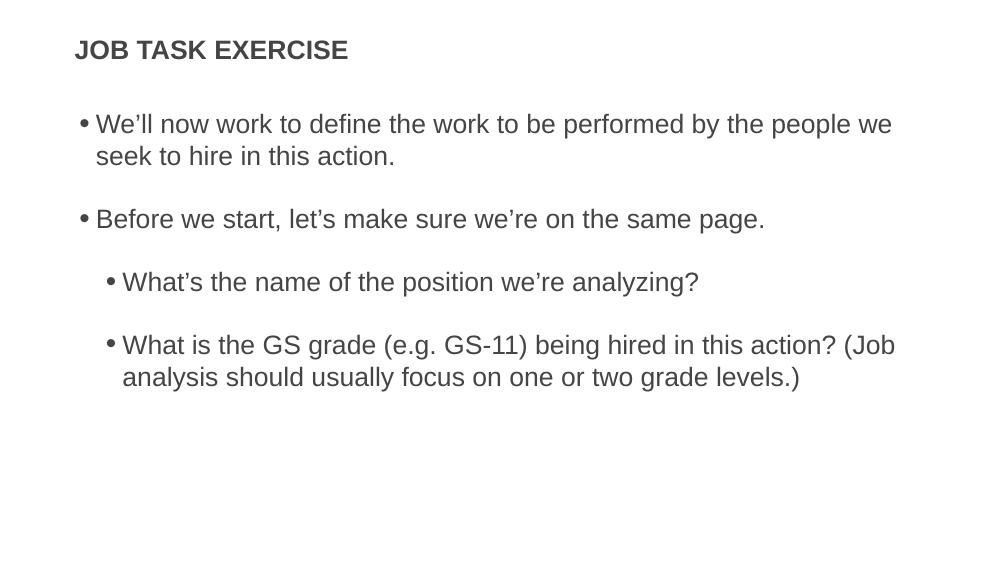
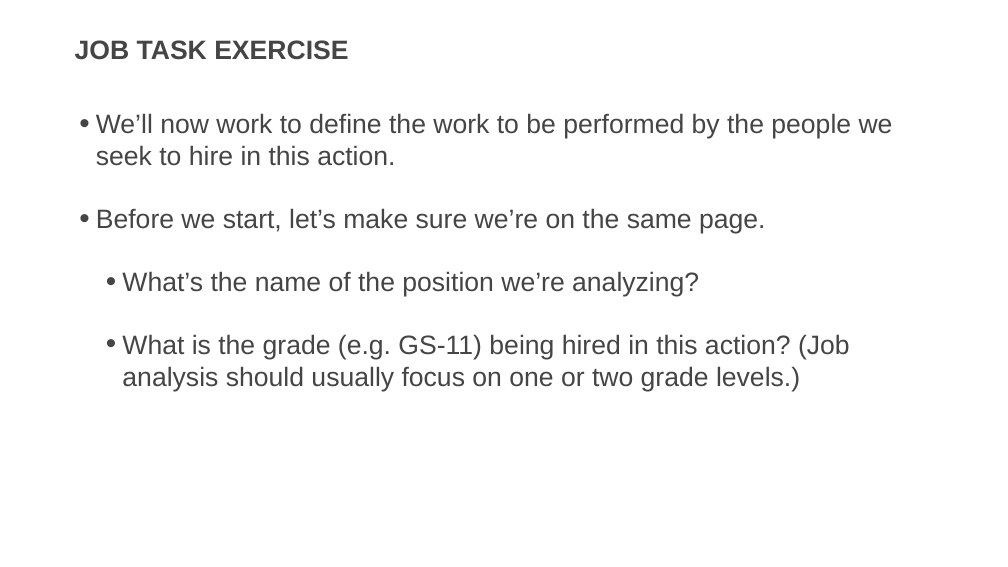
Before and after one commit to usds/SME-QA-Website, a slide deck: slide 13 of toolkit/job-analysis/job-analysis-presentation.pptx (slide 12 before the commit). Drawn at 1008x567 pixels with LibreOffice and Linux fonts; fonts in the diff are those of the drawing. Boxes give left, top, right and bottom in pixels: in the first picture for what was removed or moved away, otherwise in the second. Text is boxed around its words. In the diff, an @@ line names an element or a change of style, - is before the commit and + after.

```diff
--- a/toolkit/job-analysis/job-analysis-presentation.pptx
+++ b/toolkit/job-analysis/job-analysis-presentation.pptx
@@ text at (x1=122, y1=334, x2=850, y2=391): text changed @@
-  • What is the GS grade (e.g. GS-11) being hired in this action? (Job analysis should usually focus on one or two grade levels.)
+  • What is the grade (e.g. GS-11) being hired in this action? (Job analysis should usually focus on one or two grade levels.)
```
Also in this commit, not shown: 20 other slides changed, 3 slides added.
